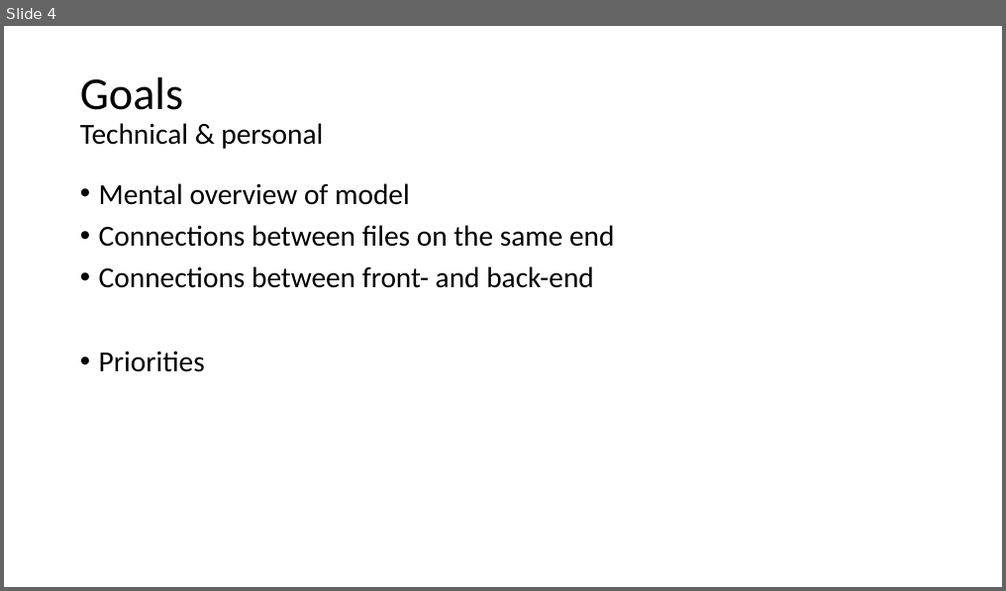
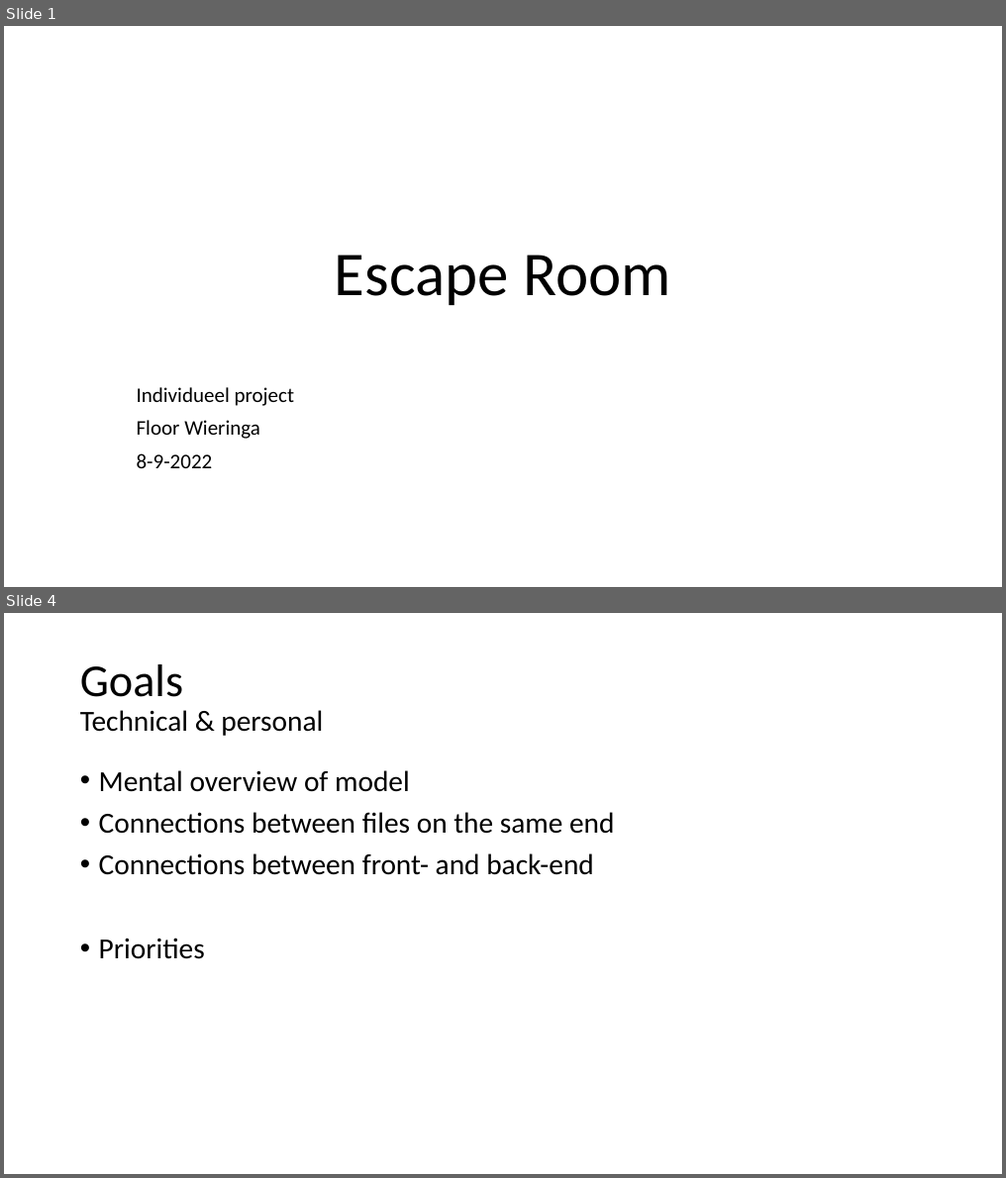
Before and after one commit to FloorWieringa/Individueel-Project-Sogyo, a slide deck: Sogyo IP.pptx. Shown one above the other, each under a label of ours: slide 4 before the commit, slides 1 and 4 after it; the slides between them are not shown. The pictures are 1006x591 and 1006x1178 pixels, drawn with LibreOffice and Linux fonts; fonts in the diff are those of the drawing. Boxes give left, top, right and bottom in pixels: in the first picture for what was removed or moved away, otherwise in the second. Text is boxed around its words. In the diff, an @@ line names an element or a change of style, - is before the commit and + after.

```diff
--- a/Sogyo IP.pptx
+++ b/Sogyo IP.pptx
@@ slide 1 added at [4, 26, 1002, 587], background #FFFFFF @@
@@ title added at [335, 255, 671, 305], 60 pt, text #000000 @@
+Escape Room
@@ subtitle added at [137, 387, 295, 469], 20 pt, text #000000 @@
+Individueel project
+Floor Wieringa
+8-9-2022
```
Also in this commit, not shown: 3 slides changed, 1 other slide added, 1 slide removed, 2 other files.
